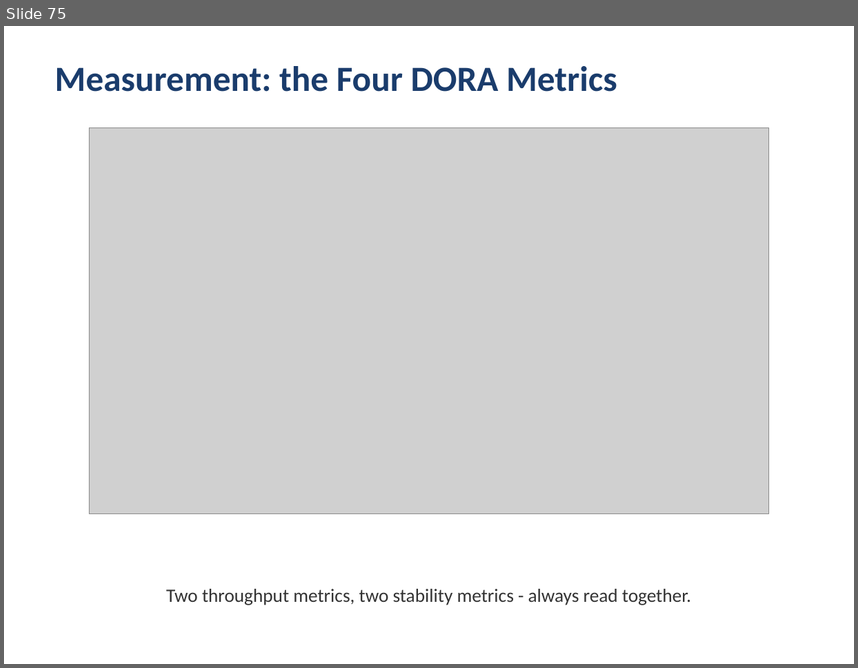
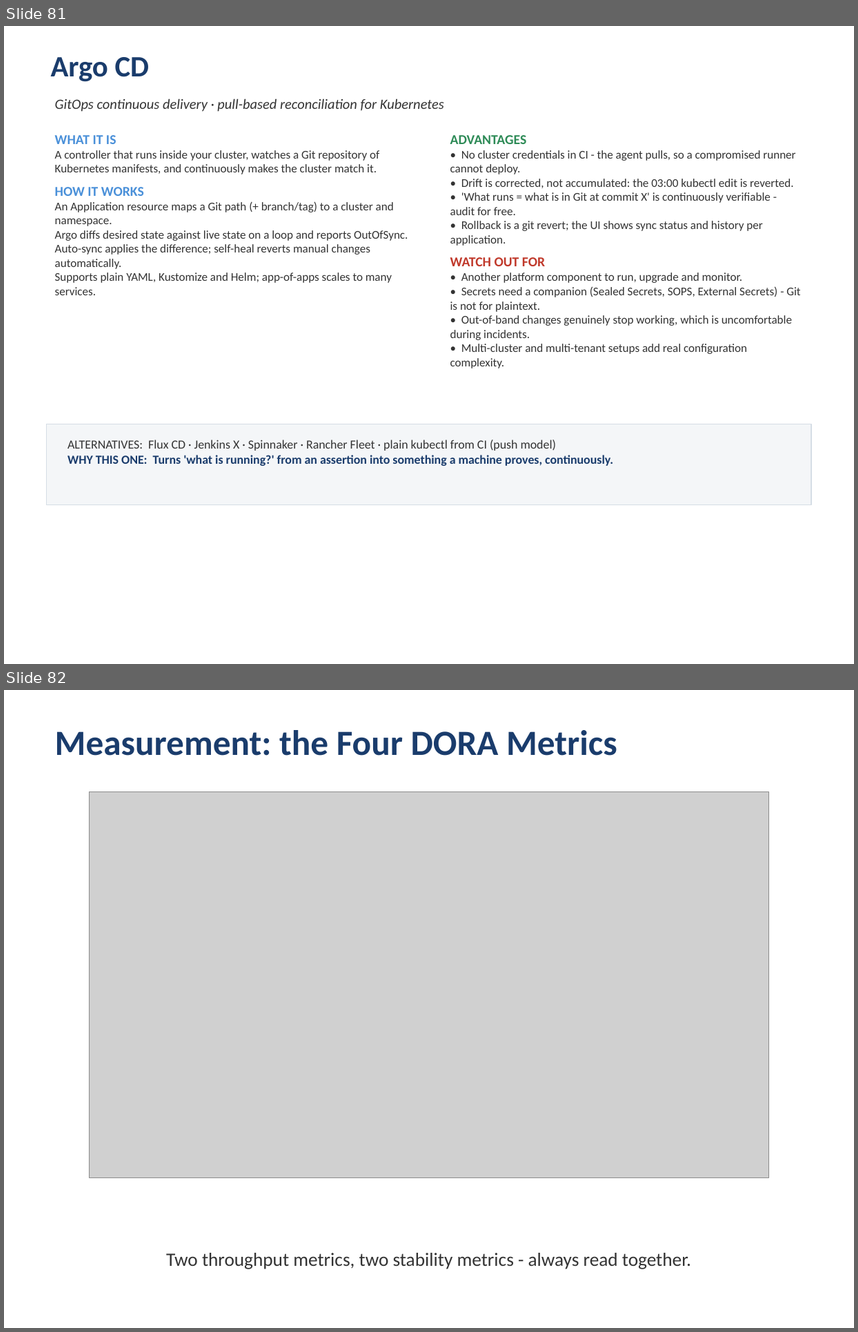
Before and after one commit to kumbulanit/devopsplaformngr, a slide deck: slides/DevOps-PlatformEngineering-Day1.pptx. Shown one above the other, each under a label of ours: slide 75 before the commit, slides 81 and 82 after it. The pictures are 858x668 and 858x1332 pixels, drawn with LibreOffice and Linux fonts; fonts in the diff are those of the drawing; grey boxes stand for pictures. Boxes give left, top, right and bottom in pixels: in the first picture for what was removed or moved away, otherwise in the second. Text is boxed around its words. In the diff, an @@ line names an element or a change of style, - is before the commit and + after.

```diff
--- a/slides/DevOps-PlatformEngineering-Day1.pptx
+++ b/slides/DevOps-PlatformEngineering-Day1.pptx
@@ slide 81 added at box(4, 26, 854, 664), background #FFFFFF @@
@@ text added at box(51, 57, 150, 82), 25 pt, text #1A3C6C, bold @@
+Argo CD
@@ text added at box(55, 98, 444, 112), 12 pt, text #333333, italic @@
+GitOps continuous delivery · pull-based reconciliation for Kubernetes
@@ text added at box(55, 135, 408, 295), 10 pt, text #333333 @@
+WHAT IT IS
+A controller that runs inside your cluster, watches a Git repository of
+Kubernetes manifests, and continuously makes the cluster match it.
+HOW IT WORKS
+An Application resource maps a Git path (+ branch/tag) to a cluster and namespace.
+Argo diffs desired state against live state on a loop and reports OutOfSync.
+Auto-sync applies the difference; self-heal reverts manual changes automatically.
+Supports plain YAML, Kustomize and Helm; app-of-apps scales to many services.
@@ text added at box(450, 135, 800, 368), 10 pt, text #333333 @@
+ADVANTAGES
+• No cluster credentials in CI - the agent pulls, so a compromised runner cannot deploy.
+• Drift is corrected, not accumulated: the 03:00 kubectl edit is reverted.
+• 'What runs = what is in Git at commit X' is continuously verifiable - audit for free.
+• Rollback is a git revert; the UI shows sync status and history per application.
+WATCH OUT FOR
+• Another platform component to run, upgrade and monitor.
+• Secrets need a companion (Sealed Secrets, SOPS, External Secrets) - Git is not for plaintext.
+• Out-of-band changes genuinely stop working, which is uncomfortable during incidents.
+• Multi-cluster and multi-tenant setups add real configuration complexity.
@@ rectangle added at box(47, 424, 811, 505), fill #F4F6F8, outline #D5DDE5 1 pt @@
@@ text added at box(67, 439, 613, 466), 10.5 pt, text #1A3C6C, bold @@
+ALTERNATIVES: Flux CD · Jenkins X · Spinnaker · Rancher Fleet · plain kubectl from CI (push model)
+WHY THIS ONE: Turns 'what is running?' from an assertion into something a machine proves, continuously.
@@ what was slide 75 is now slide 82 @@
```
Also in this commit, not shown: 16 other slides added, 1 other file.
